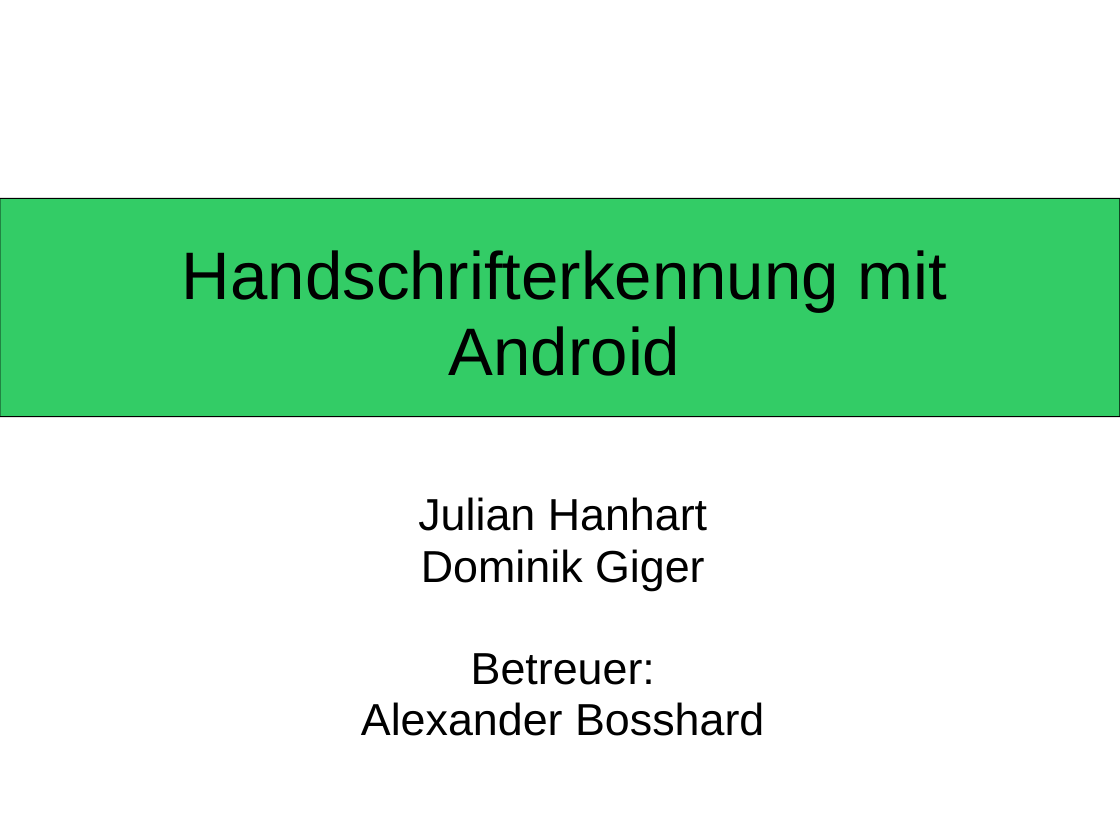
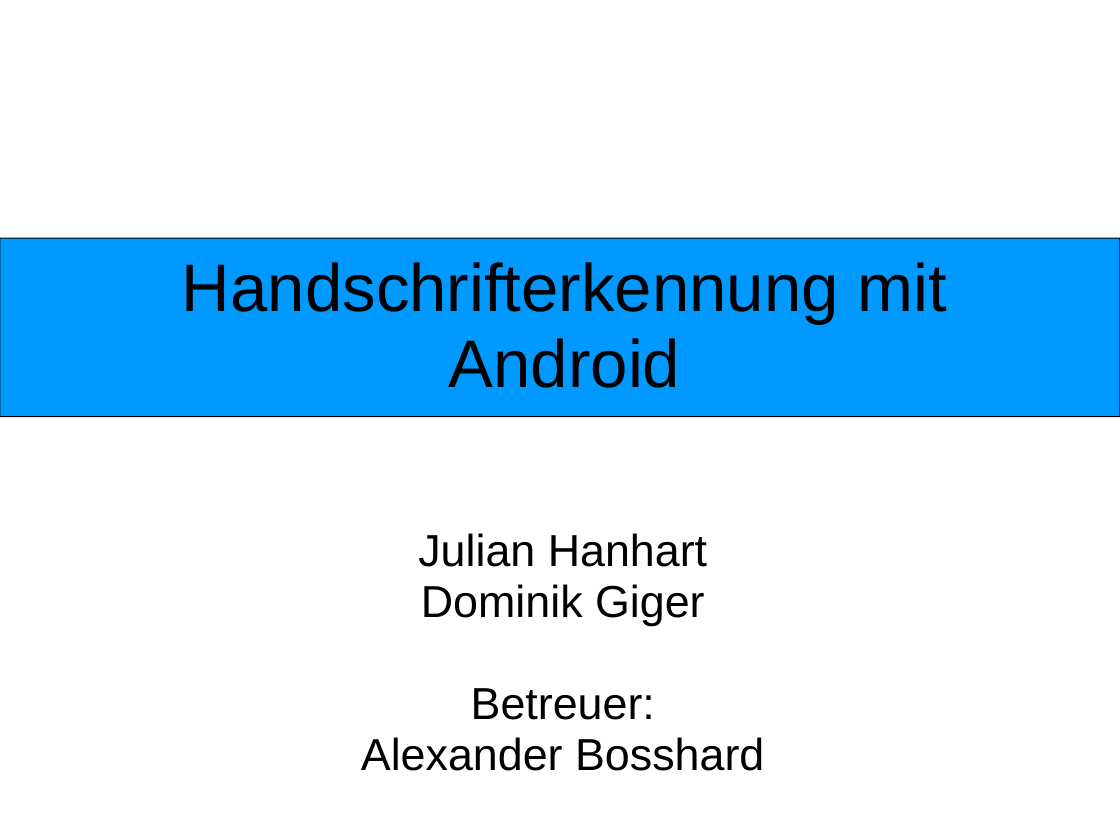
Before and after one commit to wtfc63/ba10-bsha-1, a slide deck: slide 1 of doc/presentation/presentation.ppt. Drawn at 1120x840 pixels with LibreOffice and Linux fonts; fonts in the diff are those of the drawing. Boxes give left, top, right and bottom in pixels: in the first picture for what was removed or moved away, otherwise in the second. Text is boxed around its words. In the diff, an @@ line names an element or a change of style, - is before the commit and + after.

```diff
--- a/doc/presentation/presentation.ppt
+++ b/doc/presentation/presentation.ppt
@@ rounded rectangle: place and size @@
-rounded rectangle at bbox=[0, 199, 1120, 416]
+rounded rectangle at bbox=[0, 238, 1120, 416]
@@ rounded rectangle at bbox=[0, 238, 1120, 416]: fill #33CC66 to #0099FF @@
@@ title "Handschrifterkennung mit Android": place and size @@
-title "Handschrifterkennung mit Android" at bbox=[182, 250, 948, 376]
+title "Handschrifterkennung mit Android" at bbox=[182, 262, 948, 388]
@@ subtitle "Julian Hanhart": place and size @@
-subtitle "Julian Hanhart" at bbox=[361, 497, 764, 736]
+subtitle "Julian Hanhart" at bbox=[361, 533, 764, 771]
```
Also in this commit, not shown: 25 other slides changed, 1 slide added.
